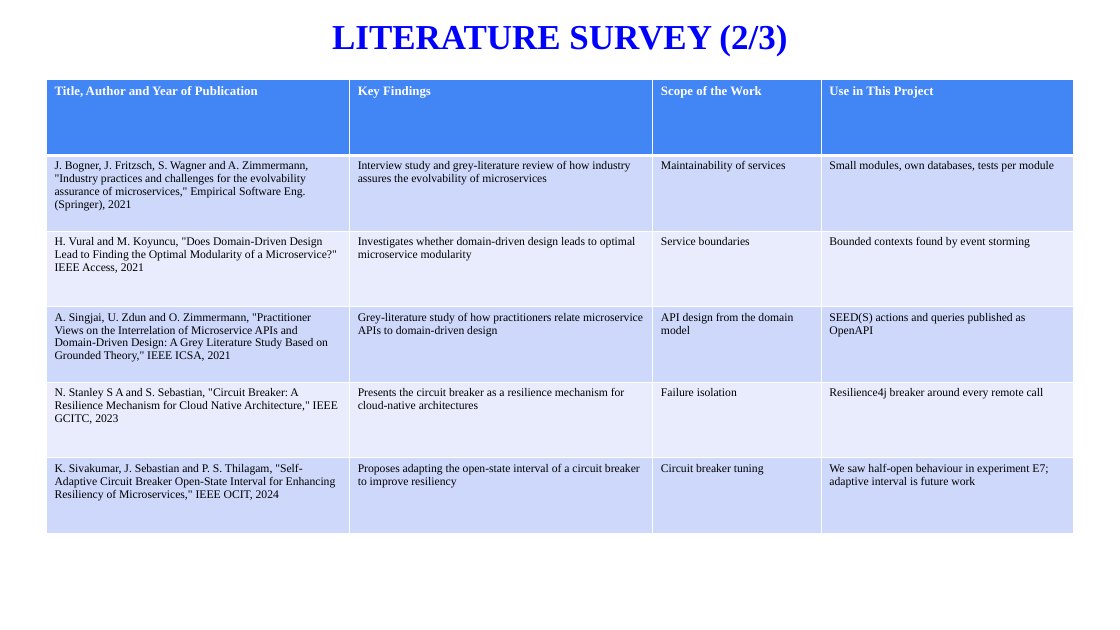
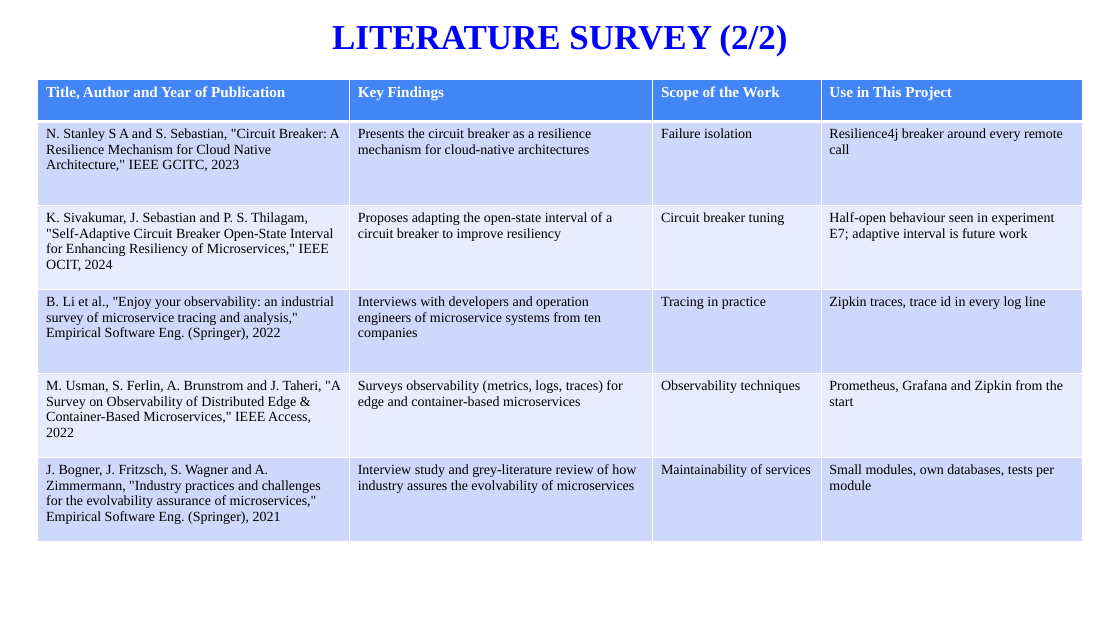
Before and after one commit to manasakrishnakumar/Online-library-management-system, a slide deck: slide 4 of report/Online_Library_Management_System_Presentation.pptx. Drawn at 1120x630 pixels with LibreOffice and Linux fonts; fonts in the diff are those of the drawing; background and template pictures are left out. Boxes give left, top, right and bottom in pixels: in the first picture for what was removed or moved away, otherwise in the second. Text is boxed around its words. In the diff, an @@ line names an element or a change of style, - is before the commit and + after.

```diff
--- a/report/Online_Library_Management_System_Presentation.pptx
+++ b/report/Online_Library_Management_System_Presentation.pptx
@@ text at <box>332,25,787,56</box>: text changed @@
-LITERATURE SURVEY (2/3)
+LITERATURE SURVEY (2/2)
@@ table at <box>38,80,1083,542</box> @@
+row 2: N. Stanley S A and S. Sebastian, "Circuit Breaker: A Resilience Mechanism for Cloud Native Architecture," IEEE GCITC, 2023 | Presents the circuit breaker as a resilience mechanism for cloud-native architectures | Failure isolation | Resilience4j breaker around every remote call
+row 3: K. Sivakumar, J. Sebastian and P. S. Thilagam, "Self-Adaptive Circuit Breaker Open-State Interval for Enhancing Resiliency of Microservices," IEEE OCIT, 2024 | Proposes adapting the open-state interval of a circuit breaker to improve resiliency | Circuit breaker tuning | Half-open behaviour seen in experiment E7; adaptive interval is future work
+row 4: B. Li et al., "Enjoy your observability: an industrial survey of microservice tracing and analysis," Empirical Software Eng. (Springer), 2022 | Interviews with developers and operation engineers of microservice systems from ten companies | Tracing in practice | Zipkin traces, trace id in every log line
+row 5: M. Usman, S. Ferlin, A. Brunstrom and J. Taheri, "A Survey on Observability of Distributed Edge & Container-Based Microservices," IEEE Access, 2022 | Surveys observability (metrics, logs, traces) for edge and container-based microservices | Observability techniques | Prometheus, Grafana and Zipkin from the start
-row 3: H. Vural and M. Koyuncu, "Does Domain-Driven Design Lead to Finding the Optimal Modularity of a Microservice?" IEEE Access, 2021 | Investigates whether domain-driven design leads to optimal microservice modularity | Service boundaries | Bounded contexts found by event storming
-row 4: A. Singjai, U. Zdun and O. Zimmermann, "Practitioner Views on the Interrelation of Microservice APIs and Domain-Driven Design: A Grey Literature Study Based on Grounded Theory," IEEE ICSA, 2021 | Grey-literature study of how practitioners relate microservice APIs to domain-driven design | API design from the domain model | SEED(S) actions and queries published as OpenAPI
-row 5: N. Stanley S A and S. Sebastian, "Circuit Breaker: A Resilience Mechanism for Cloud Native Architecture," IEEE GCITC, 2023 | Presents the circuit breaker as a resilience mechanism for cloud-native architectures | Failure isolation | Resilience4j breaker around every remote call
-row 6: K. Sivakumar, J. Sebastian and P. S. Thilagam, "Self-Adaptive Circuit Breaker Open-State Interval for Enhancing Resiliency of Microservices," IEEE OCIT, 2024 | Proposes adapting the open-state interval of a circuit breaker to improve resiliency | Circuit breaker tuning | We saw half-open behaviour in experiment E7; adaptive interval is future work
@@ size 11 to 13 pt in "Title, Author and Year of Publication", "Key Findings", "Scope of the Work", "Use in This Project" @@
@@ table: place and size @@
-table at <box>46,80,1075,534</box>
+table at <box>38,80,1083,542</box>
```
Also in this commit, not shown: 17 other slides changed, 1 slide added, 1 slide removed, 11 other files.
